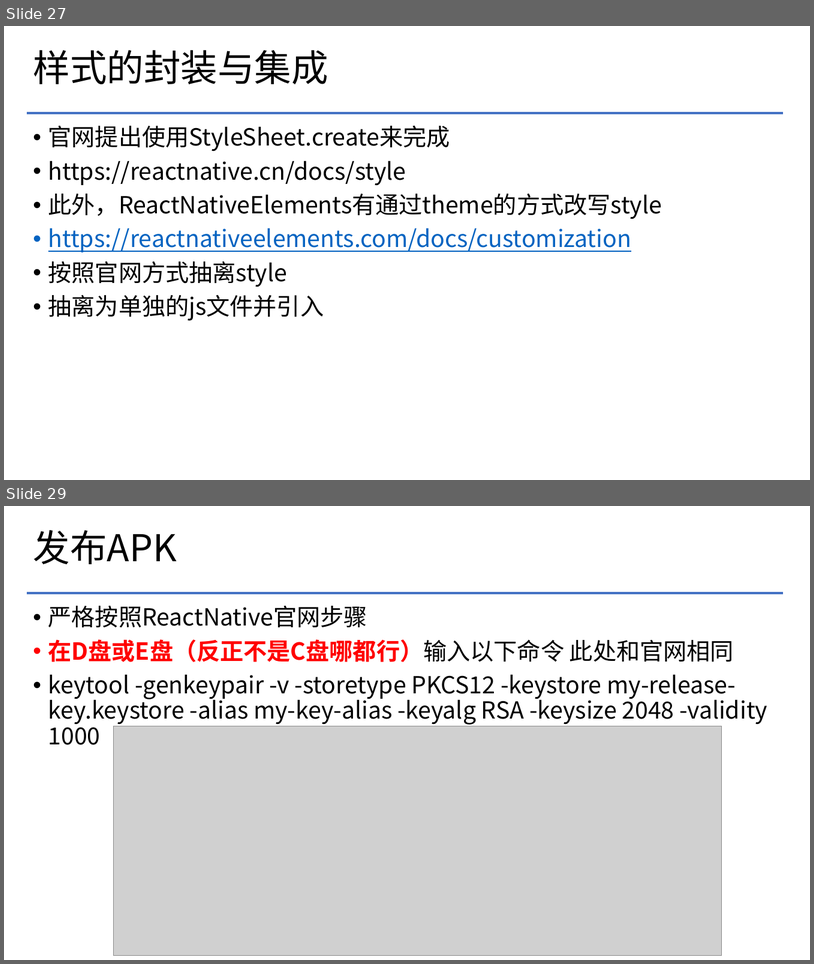
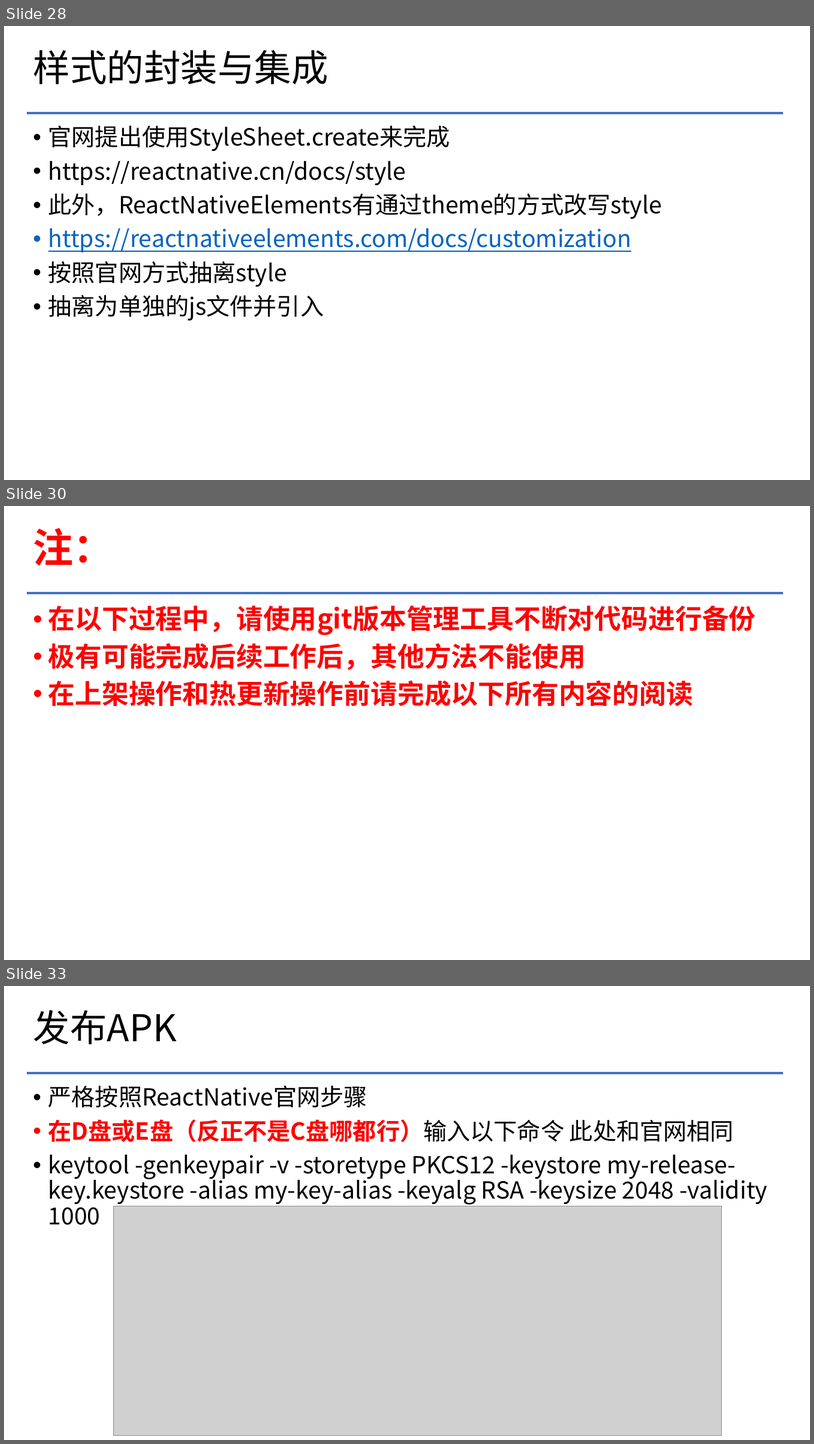
Before and after one commit to greatgu99/myApp, a slide deck: 文档/ReactNative项目入门.pptx. Shown one above the other, each under a label of ours: slides 27 and 29 before the commit, slides 28, 30 and 33 after it; the slides between them are not shown. The pictures are 814x964 and 814x1444 pixels, drawn with LibreOffice and Linux fonts; fonts in the diff are those of the drawing; grey boxes stand for pictures; background and template pictures are left out. Boxes give left, top, right and bottom in pixels: in the first picture for what was removed or moved away, otherwise in the second. Text is boxed around its words. In the diff, an @@ line names an element or a change of style, - is before the commit and + after.

```diff
--- a/文档/ReactNative项目入门.pptx
+++ b/文档/ReactNative项目入门.pptx
@@ slide 30 added at (x1=4, y1=506, x2=810, y2=960), background #FFFFFF; not listed: 1 template element that a slide beside it also shows @@
@@ title added at (x1=33, y1=528, x2=113, y2=566), 48 pt, text #FF0000, bold @@
+注：
@@ text added at (x1=48, y1=605, x2=756, y2=706), 32 pt, text #FF0000, bold @@
+• 在以下过程中，请使用git版本管理工具不断对代码进行备份
+• 极有可能完成后续工作后，其他方法不能使用
+• 在上架操作和热更新操作前请完成以下所有内容的阅读
@@ what was slide 27 is now slide 28 @@
@@ what was slide 29 is now slide 33 @@
```
Also in this commit, not shown: 4 slides changed, 19 other slides added.
